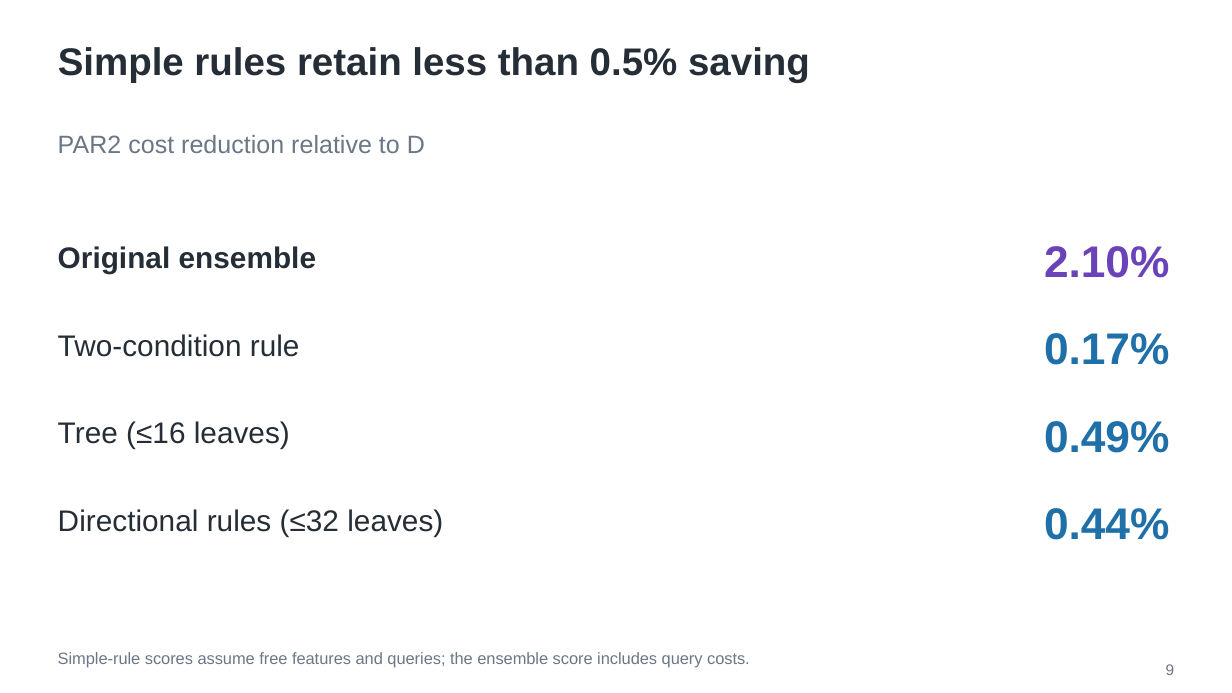
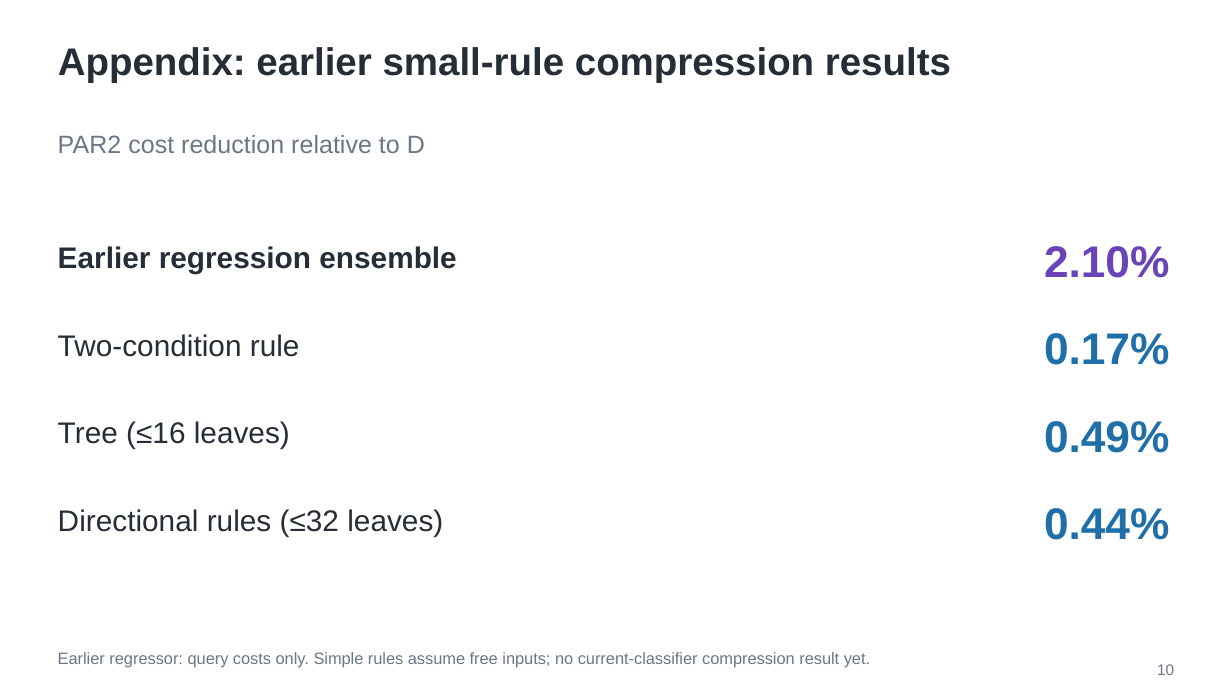
Before and after one commit to Roushelfy/online-tuning-forcephase, a slide deck: slide 10 of presentations/forcephase-20261111/forcephase-results.pptx (slide 9 before the commit). Drawn at 1232x693 pixels with LibreOffice and Linux fonts; fonts in the diff are those of the drawing. Boxes give left, top, right and bottom in pixels: in the first picture for what was removed or moved away, otherwise in the second. Text is boxed around its words. In the diff, an @@ line names an element or a change of style, - is before the commit and + after.

Commit message:
Focus presentation on 42-input cost-weighted tree ensemble

```diff
--- a/presentations/forcephase-20261111/forcephase-results.pptx
+++ b/presentations/forcephase-20261111/forcephase-results.pptx
@@ text at (x1=58, y1=47, x2=951, y2=82): text changed @@
-Simple rules retain less than 0.5% saving
+Appendix: earlier small-rule compression results
@@ text at (x1=58, y1=246, x2=456, y2=274): text changed @@
-Original ensemble
+Earlier regression ensemble
@@ text at (x1=58, y1=652, x2=870, y2=667): text changed @@
-Simple-rule scores assume free features and queries; the ensemble score includes query costs.
+Earlier regressor: query costs only. Simple rules assume free inputs; no current-classifier compression result yet.
@@ text at (x1=1157, y1=664, x2=1174, y2=675): text changed @@
-9
+10
```
Also in this commit, not shown: 10 other slides changed, 2 slides added, 20 other files.
